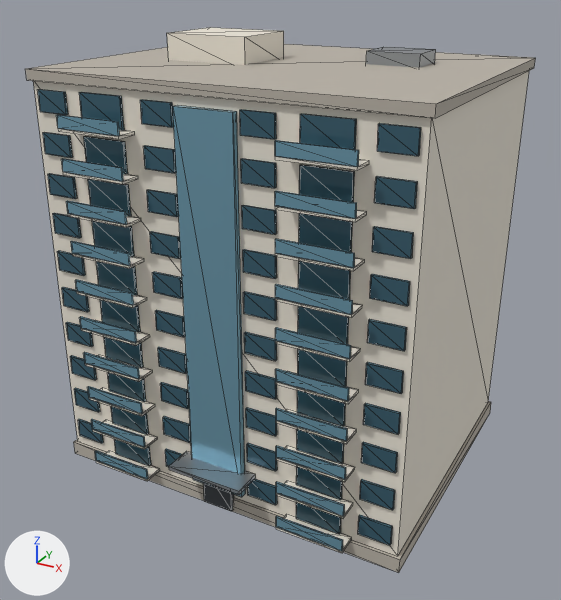
An edit to the glTF model src/assets/models/props/midrise_b.glb, drawn before and after from the same camera.
Camera for both pictures: a 50 mm lens placed at (28.7, -54.2, 40.2), pointed at (-0.1, -2.0, 14.1). Arrows for +X, +Y and +Z are at lower left; the lights stay in place. The older version comes first. Mesh edges are drawn as thin lines.

In view in the first picture: 'mid_balcony_door.021', 'mid_balcony_door.025', 'mid_balcony_door.029', 'mid_balcony_door.033', 'mid_balcony_door.037', 'mid_balcony_rail.037', 'mid_body', 'mid_bulkhead', 'mid_canopy', 'mid_parapet', 'mid_plinth', 'mid_stair_glass' and 96 more.
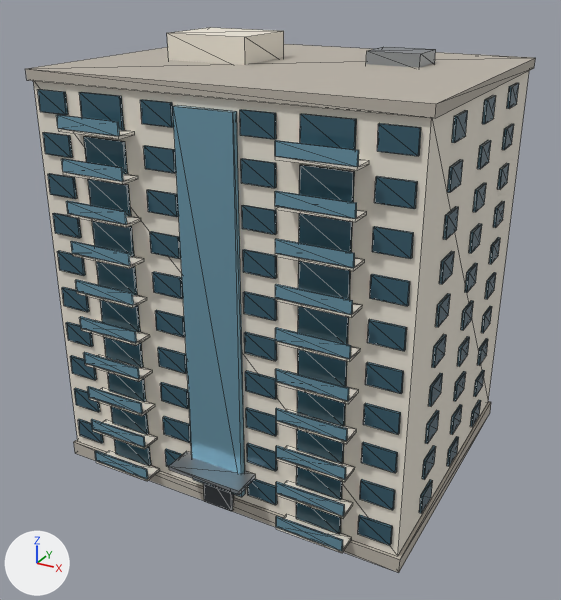
Where the change shows, as pixel boxes [x1, y1, x2, y2] in the pictures (561 x 600 px):
'mid_side_window.057', added: after [452, 110, 468, 143]
'mid_side_window.051', added: after [447, 159, 463, 193]
'mid_side_window.045', added: after [443, 206, 459, 240]
'mid_side_window.039', added: after [439, 251, 455, 284]
'mid_side_window.033', added: after [435, 294, 450, 327]
'mid_side_window.027', added: after [432, 334, 447, 368]
'mid_side_window.058', added: after [482, 95, 496, 124]
'mid_side_window.021', added: after [428, 373, 443, 407]
'mid_side_window.052', added: after [477, 140, 491, 169]
'mid_side_window.015', added: after [425, 410, 439, 444]
'mid_side_window.046', added: after [473, 183, 486, 212]
'mid_side_window.009', added: after [422, 445, 436, 479]
'mid_side_window.040', added: after [469, 224, 482, 253]
'mid_side_window.003', added: after [419, 479, 433, 513]
'mid_side_window.034', added: after [465, 263, 478, 293]
'mid_side_window.028', added: after [461, 300, 474, 330]
'mid_side_window.059', added: after [507, 83, 519, 109]
'mid_side_window.022', added: after [457, 336, 470, 367]
'mid_side_window.053', added: after [502, 124, 514, 150]
'mid_side_window.016', added: after [454, 371, 466, 401]
'mid_side_window.047', added: after [498, 163, 509, 190]
'mid_side_window.010', added: after [450, 404, 462, 435]
'mid_side_window.041', added: after [493, 201, 505, 228]
'mid_side_window.004', added: after [447, 436, 459, 466]
'mid_side_window.035', added: after [489, 237, 500, 264]
'mid_side_window.029', added: after [485, 272, 496, 299]
'mid_side_window.023', added: after [481, 306, 492, 333]
'mid_side_window.017', added: after [477, 338, 488, 366]
'mid_side_window.011', added: after [474, 370, 485, 397]
'mid_side_window.005', added: after [470, 400, 481, 427]

The change, as a diff of the scene's bpy script:
```diff
--- a/src/assets/models/props/midrise_b.glb.py
+++ b/src/assets/models/props/midrise_b.glb.py
@@ ob_mid_side_window_059 @@
+ob_mid_side_window_059 = bpy.data.objects.new('mid_side_window.059', me_cube_264)  # a box spanning x -0.1..0.1, y -1.1..1.1, z -0.8..0.8; in mat_windowglassdark (dark blue #3f6576)
+ob_mid_side_window_059.location = (15.12, 6.72, 30.8)
@@ ob_mid_side_window_058 @@
+ob_mid_side_window_058 = bpy.data.objects.new('mid_side_window.058', me_cube_264.copy())
+ob_mid_side_window_058.location = (15.12, 0.0, 30.8)
@@ ob_mid_side_window_057 @@
+ob_mid_side_window_057 = bpy.data.objects.new('mid_side_window.057', me_cube_264.copy())
+ob_mid_side_window_057.location = (15.12, -6.72, 30.8)
@@ ob_mid_side_window_053 @@
+ob_mid_side_window_053 = bpy.data.objects.new('mid_side_window.053', me_cube_264.copy())
+ob_mid_side_window_053.location = (15.12, 6.72, 27.7)
@@ ob_mid_side_window_052 @@
+ob_mid_side_window_052 = bpy.data.objects.new('mid_side_window.052', me_cube_264.copy())
+ob_mid_side_window_052.location = (15.12, 0.0, 27.7)
@@ ob_mid_side_window_051 @@
+ob_mid_side_window_051 = bpy.data.objects.new('mid_side_window.051', me_cube_264.copy())
+ob_mid_side_window_051.location = (15.12, -6.72, 27.7)
@@ ob_mid_side_window_047 @@
+ob_mid_side_window_047 = bpy.data.objects.new('mid_side_window.047', me_cube_264.copy())
+ob_mid_side_window_047.location = (15.12, 6.72, 24.6)
@@ ob_mid_side_window_046 @@
+ob_mid_side_window_046 = bpy.data.objects.new('mid_side_window.046', me_cube_264.copy())
+ob_mid_side_window_046.location = (15.12, 0.0, 24.6)
@@ ob_mid_side_window_045 @@
+ob_mid_side_window_045 = bpy.data.objects.new('mid_side_window.045', me_cube_264.copy())
+ob_mid_side_window_045.location = (15.12, -6.72, 24.6)
@@ ob_mid_side_window_041 @@
+ob_mid_side_window_041 = bpy.data.objects.new('mid_side_window.041', me_cube_264.copy())
+ob_mid_side_window_041.location = (15.12, 6.72, 21.5)
@@ ob_mid_side_window_040 @@
+ob_mid_side_window_040 = bpy.data.objects.new('mid_side_window.040', me_cube_264.copy())
+ob_mid_side_window_040.location = (15.12, 0.0, 21.5)
@@ ob_mid_side_window_039 @@
+ob_mid_side_window_039 = bpy.data.objects.new('mid_side_window.039', me_cube_264.copy())
+ob_mid_side_window_039.location = (15.12, -6.72, 21.5)
@@ ob_mid_side_window_035 @@
+ob_mid_side_window_035 = bpy.data.objects.new('mid_side_window.035', me_cube_264.copy())
+ob_mid_side_window_035.location = (15.12, 6.72, 18.4)
@@ ob_mid_side_window_034 @@
+ob_mid_side_window_034 = bpy.data.objects.new('mid_side_window.034', me_cube_264.copy())
+ob_mid_side_window_034.location = (15.12, 0.0, 18.4)
@@ ob_mid_side_window_033 @@
+ob_mid_side_window_033 = bpy.data.objects.new('mid_side_window.033', me_cube_264.copy())
+ob_mid_side_window_033.location = (15.12, -6.72, 18.4)
@@ ob_mid_side_window_029 @@
+ob_mid_side_window_029 = bpy.data.objects.new('mid_side_window.029', me_cube_264.copy())
+ob_mid_side_window_029.location = (15.12, 6.72, 15.3)
@@ ob_mid_side_window_028 @@
+ob_mid_side_window_028 = bpy.data.objects.new('mid_side_window.028', me_cube_264.copy())
+ob_mid_side_window_028.location = (15.12, 0.0, 15.3)
@@ ob_mid_side_window_027 @@
+ob_mid_side_window_027 = bpy.data.objects.new('mid_side_window.027', me_cube_264.copy())
+ob_mid_side_window_027.location = (15.12, -6.72, 15.3)
@@ ob_mid_side_window_023 @@
+ob_mid_side_window_023 = bpy.data.objects.new('mid_side_window.023', me_cube_264.copy())
+ob_mid_side_window_023.location = (15.12, 6.72, 12.2)
@@ ob_mid_side_window_022 @@
+ob_mid_side_window_022 = bpy.data.objects.new('mid_side_window.022', me_cube_264.copy())
+ob_mid_side_window_022.location = (15.12, 0.0, 12.2)
@@ ob_mid_side_window_021 @@
+ob_mid_side_window_021 = bpy.data.objects.new('mid_side_window.021', me_cube_264.copy())
+ob_mid_side_window_021.location = (15.12, -6.72, 12.2)
@@ ob_mid_side_window_017 @@
+ob_mid_side_window_017 = bpy.data.objects.new('mid_side_window.017', me_cube_264.copy())
+ob_mid_side_window_017.location = (15.12, 6.72, 9.1)
@@ ob_mid_side_window_016 @@
+ob_mid_side_window_016 = bpy.data.objects.new('mid_side_window.016', me_cube_264.copy())
+ob_mid_side_window_016.location = (15.12, 0.0, 9.1)
@@ ob_mid_side_window_015 @@
+ob_mid_side_window_015 = bpy.data.objects.new('mid_side_window.015', me_cube_264.copy())
+ob_mid_side_window_015.location = (15.12, -6.72, 9.1)
@@ ob_mid_side_window_011 @@
+ob_mid_side_window_011 = bpy.data.objects.new('mid_side_window.011', me_cube_264.copy())
+ob_mid_side_window_011.location = (15.12, 6.72, 6.0)
@@ ob_mid_side_window_010 @@
+ob_mid_side_window_010 = bpy.data.objects.new('mid_side_window.010', me_cube_264.copy())
+ob_mid_side_window_010.location = (15.12, 0.0, 6.0)
@@ ob_mid_side_window_009 @@
+ob_mid_side_window_009 = bpy.data.objects.new('mid_side_window.009', me_cube_264.copy())
+ob_mid_side_window_009.location = (15.12, -6.72, 6.0)
@@ ob_mid_side_window_005 @@
+ob_mid_side_window_005 = bpy.data.objects.new('mid_side_window.005', me_cube_264.copy())
+ob_mid_side_window_005.location = (15.12, 6.72, 2.9)
@@ ob_mid_side_window_004 @@
+ob_mid_side_window_004 = bpy.data.objects.new('mid_side_window.004', me_cube_264.copy())
+ob_mid_side_window_004.location = (15.12, 0.0, 2.9)
@@ ob_mid_side_window_003 @@
+ob_mid_side_window_003 = bpy.data.objects.new('mid_side_window.003', me_cube_264.copy())
+ob_mid_side_window_003.location = (15.12, -6.72, 2.9)
```
